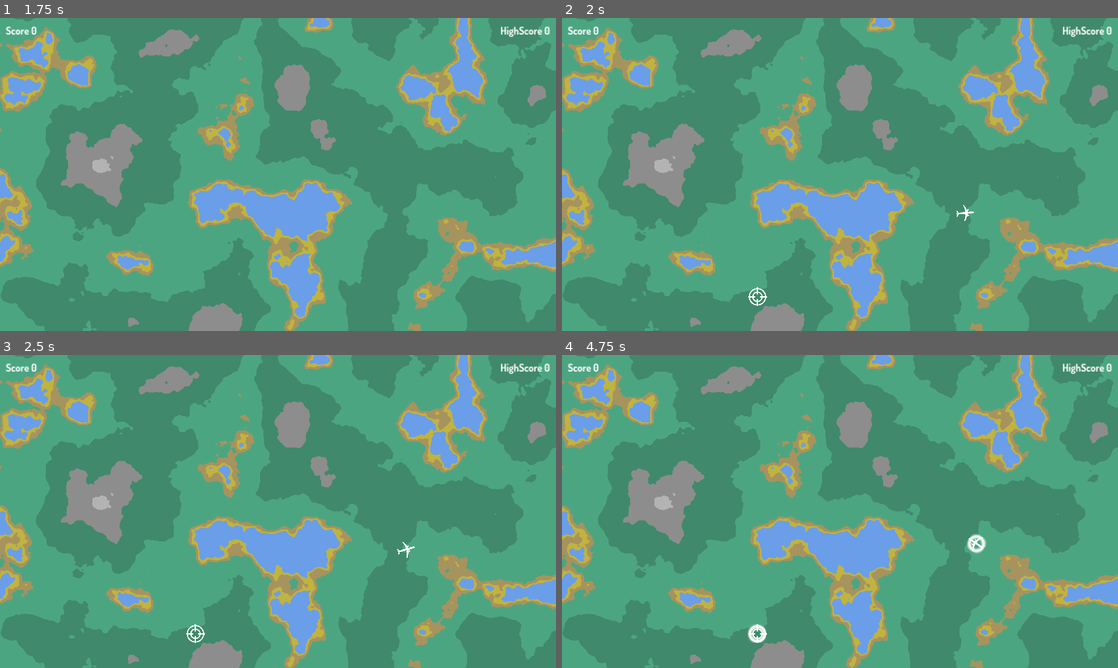
Above: before the commit, frames 1-4 (two rows, left to right).
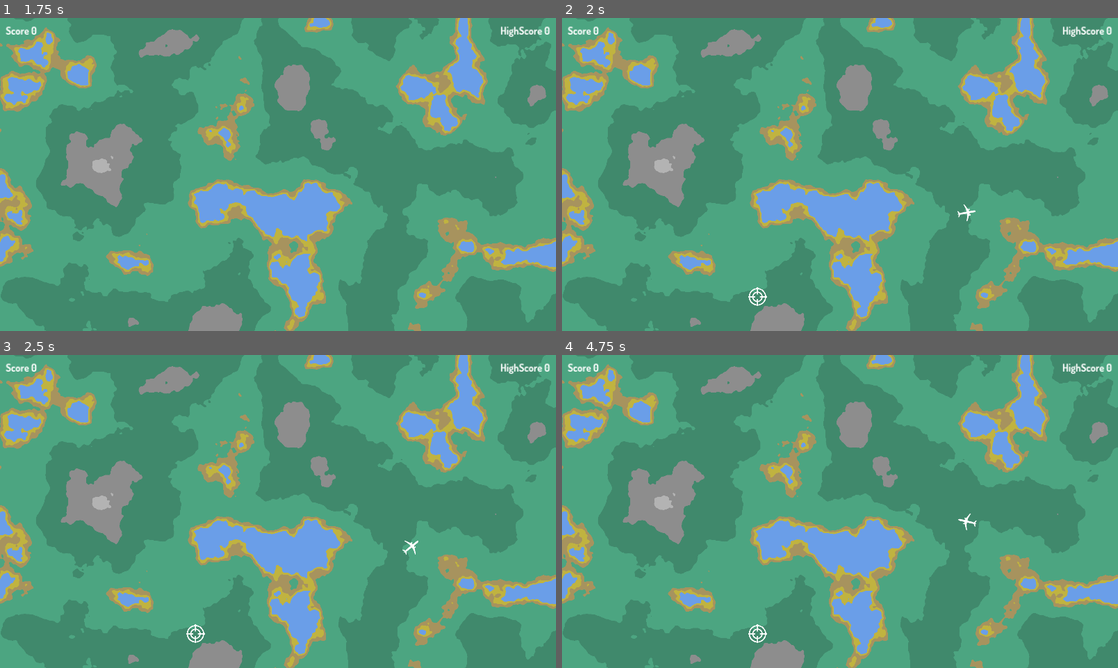
Above: after the commit, the same moments.

Repository: eespie/airfun
Game: Godot game, scene res://scenes/main_menu/main_menu.tscn
Same seed, same stepped clock (60 frames per second), same inputs: the game is played once before the commit and once after it.
Inputs (mouse positions are in pixels of both pictures, inside the frame that each line leads up to):
- Up to frame 1 (1.75 s): click "Start" at 0.5 s; click "Air Random Fun" at 1.25 s
- Up to frame 2 (2 s): no input
- Up to frame 3 (2.5 s): move the mouse to (400, 495) at 2.02 s; click (400, 495) at 2.17 s
- Up to frame 4 (4.75 s): drag from (728, 527) to (756, 633) at 2.77 s; move the mouse to (895, 442) at 3.52 s; click (895, 442) at 3.67 s; tap Enter at 4.25 s; drag from (812, 574) to (973, 542) at 4.27 s

Frame 1 is identical in both runs. In frame 2, less than 0.1% of the frame differs, in the area x 33-75%, y 59-92%; in frame 3, less than 0.1%; in frame 4, 0.3%, in the area x 33-77%, y 50-92%.

Commit message:
plane selection

Diff:
--- a/project.godot
+++ b/project.godot
@@ -101,4 +101,5 @@
 
 2d_physics/layer_1="plane"
 2d_physics/layer_2="target"
+2d_physics/layer_3="warnng collision"
 2d_physics/layer_4="mouse"
--- /dev/null
+++ b/scenes/games/common/plane_path/plane.gd
@@ -0,0 +1,13 @@
+extends Area2D
+
+var plane_id :int = 0
+
+func set_plane_id(id: int):
+	plane_id = id
+
+func get_plane_id():
+	return plane_id
+
+# plane collision
+func _on_area_entered(area):
+	Events.trigger("plane_collision")
--- a/scenes/games/common/plane_path/plane_path.gd
+++ b/scenes/games/common/plane_path/plane_path.gd
@@ -1,21 +1,35 @@
 extends Node2D
 
-@onready var path2D = $Path2D
-@onready var curve2D = path2D.curve
+@onready var path2D : Path2D = $Path2D
 @onready var pathFollow2D :PathFollow2D = $Path2D/PathFollow2D
-@onready var plane :Area2D = $Path2D/PathFollow2D/Plane
-@onready var curve: Curve2D = $Path2D.get_curve()
+@onready var plane = $Path2D/PathFollow2D/PLane
+@onready var curve: Curve2D
+@onready var target = $Target
 
 @export var waiting_radius :float = 50.0
 var screen_center = Vector2(960, 540)
-var speed = 20
+var speed = 50
 var progress = 0.0
 var selected : bool = false
 var last_point
 
+var plane_id :int = 0
+
+var plane_selected :int = 0
+
 # Called when the node enters the scene tree for the first time.
 func _ready():
-	bind_events()
+	_bind_events()
+
+func _bind_events():
+	Events.register("mouse_drag", self)
+	Events.register("mouse_button_released", self)
+	Events.register("mouse_button_clicked", self)
+	Events.register("plane_select", self)
+	Events.register("plane_arrived", self)
+
+func _exit_tree():
+	Events.unregister_node(self)
 
 func _process(delta):
 	var curve_len = curve.get_baked_length()
@@ -24,14 +38,18 @@
 		progress -= curve_len
 	pathFollow2D.set_progress(progress)
 
-func bind_events():
-	Events.register("mouse_drag", self)
-	Events.register("mouse_button_released", self)
+func set_plane_id(id: int):
+	plane_id = id
 
 func set_target_pos(pos: Vector2):
-	$Target.set_position(pos)
+	target.set_position(pos)
+	propagate_call("set_plane_id", [plane_id])
 
 func set_plane_pos(pos:Vector2):
+	curve = Curve2D.new()
+	path2D.set_curve(curve)
+
+	print(str("Plane ", plane_id, " set pos ", pos))
 	curve.clear_points()
 
 	# build a waiting circle
@@ -39,11 +57,11 @@
 	for i in range(11):
 		var point = pos + waiting_radius * Vector2(sin(i * angle), cos(i * angle))
 		curve.add_point(point)
-	smooth()
+	_smooth()
 	pathFollow2D.set_progress(0.0)
 	pathFollow2D.set_loop(true)
 
-func smooth():
+func _smooth():
 	var point_count = curve.get_point_count()
 	for i in point_count:
 		var spline = _get_spline(i)
@@ -51,9 +69,9 @@
 		curve.set_point_out(i, spline)
 
 func _get_spline(i):
-	var last_point = _get_point(i - 1)
+	var last_pt = _get_point(i - 1)
 	var next_point = _get_point(i + 1)
-	var spline = last_point.direction_to(next_point) * 10
+	var spline = last_pt.direction_to(next_point) * 10
 	return spline
 
 func _get_point(i):
@@ -62,40 +80,44 @@
 	return curve.get_point_position(i)
 
 
-func select(is_selected: bool):
+func _select(is_selected: bool):
 	selected = is_selected
-	if selected:
-		for node in get_tree().get_nodes_in_group("select"):
-			node.show()
+	Events.trigger("plane_select", selected, plane_id)
+
+func _on_plane_select(select :bool, id :int):
+	if select:
+		plane_selected = id
 	else:
-		for node in get_tree().get_nodes_in_group("select"):
-			node.hide()
+		plane_selected = 0
 
+func _on_mouse_button_clicked(mouse: Vector2):
+	if plane_selected != 0:
+		return
 
-func _on_plane_body_entered(body):
-	select(true)
-	var plane_pos = curve.get_closest_point(body.position)
+	var current_position = curve.sample_baked(progress)
+	if current_position.distance_to(mouse) > 32:
+		return
+	_select(true)
+	var plane_pos = curve.get_closest_point(mouse)
 	curve.clear_points()
 	curve.add_point(plane_pos)
-	last_point = body.position
+	last_point = mouse
 	curve.add_point(last_point)
-	smooth()
+	_smooth()
 	pathFollow2D.set_loop(false)
 	progress = 0.0
 
 
-func _on_mouse_button_released(mouse: Vector2):
+func _on_mouse_button_released(_mouse: Vector2):
 	if not selected:
 		return
 
-	select(false)
+	_select(false)
 	var point_idx = curve.get_point_count() - 2
 	var p1 = curve.get_point_position(point_idx)
 	var p2 = curve.get_point_position(point_idx + 1)
 	var last = p1 + p1.direction_to(p2) * 2000.0
 	curve.add_point(last)
-
-
 
 func _on_mouse_drag(mouse: Vector2):
 	if not selected:
@@ -104,17 +126,16 @@
 	if last_point == null:
 		last_point = mouse
 	var increment = mouse - last_point
-	if increment.length() > 20:
+	if increment.length() > 30:
 		curve.add_point(mouse)
 		last_point = mouse
-		smooth()
+		_smooth()
+	# Mouse arrive on target
+	if target.position.distance_to(mouse) < 32:
+		_select(false)
+		var last = target.position
+		curve.add_point(last)
 
-
-func _on_target_body_entered(body):
-	pass
-	if not selected:
-		return
-
-	select(false)
-	var last = $Target.position
-	curve.add_point(last)
+func _on_plane_arrived(id: int):
+	if plane_id == id:
+		queue_free()
--- a/scenes/games/common/plane_path/plane_path.tscn
+++ b/scenes/games/common/plane_path/plane_path.tscn
@@ -1,61 +1,82 @@
-[gd_scene load_steps=8 format=3 uid="uid://drmf6emnmt2pd"]
+[gd_scene load_steps=15 format=3 uid="uid://drmf6emnmt2pd"]
 
 [ext_resource type="Script" path="res://scenes/games/common/plane_path/plane_path.gd" id="1_v7ur2"]
+[ext_resource type="Script" path="res://scenes/games/common/plane_path/target.gd" id="2_mesrh"]
 [ext_resource type="Texture2D" uid="uid://dc3pcn1iyps6a" path="res://assets/2D/crosshair062.png" id="2_nia3m"]
 [ext_resource type="Texture2D" uid="uid://c13gvvxs1np3m" path="res://assets/2D/sprite-1.png" id="3_2yfm5"]
 [ext_resource type="Texture2D" uid="uid://cn7cumsm0dgce" path="res://assets/2D/select.png" id="3_b8tuj"]
+[ext_resource type="Script" path="res://scenes/games/common/plane_path/select_target.gd" id="5_3ejtm"]
+[ext_resource type="Script" path="res://scenes/games/common/plane_path/plane.gd" id="5_aweqk"]
+[ext_resource type="Script" path="res://scenes/games/common/plane_path/select_plane.gd" id="8_34bph"]
+[ext_resource type="Script" path="res://scenes/games/common/plane_path/plane_warning_collision.gd" id="9_733bd"]
+[ext_resource type="Texture2D" uid="uid://dpbbjjogn0xwo" path="res://assets/2D/warning.png" id="10_8j881"]
+[ext_resource type="Script" path="res://scenes/games/common/plane_path/warning.gd" id="11_3yo24"]
 
-[sub_resource type="CircleShape2D" id="CircleShape2D_ah8nq"]
-radius = 60.1332
-
-[sub_resource type="Curve2D" id="Curve2D_tmf41"]
+[sub_resource type="CircleShape2D" id="CircleShape2D_xjg8e"]
+radius = 5.0
 
 [sub_resource type="CircleShape2D" id="CircleShape2D_ihaop"]
 radius = 32.0
+
+[sub_resource type="CircleShape2D" id="CircleShape2D_kv332"]
+radius = 96.0
 
 [node name="PlanePath" type="Node2D" groups=["plane_path"]]
 script = ExtResource("1_v7ur2")
 
 [node name="Target" type="Area2D" parent="." groups=["target"]]
 collision_layer = 2
-collision_mask = 9
 input_pickable = false
+script = ExtResource("2_mesrh")
 
 [node name="CollisionShape2D" type="CollisionShape2D" parent="Target"]
-scale = Vector2(0.5, 0.5)
-shape = SubResource("CircleShape2D_ah8nq")
+shape = SubResource("CircleShape2D_xjg8e")
 
 [node name="TargetImage" type="Sprite2D" parent="Target"]
-scale = Vector2(0.5, 0.5)
 texture = ExtResource("2_nia3m")
 
-[node name="Select" type="Sprite2D" parent="Target" groups=["select"]]
+[node name="SelectTarget" type="Sprite2D" parent="Target" groups=["select"]]
 visible = false
-position = Vector2(-1, 0)
+scale = Vector2(0.8, 0.8)
 texture = ExtResource("3_b8tuj")
+script = ExtResource("5_3ejtm")
 
 [node name="Path2D" type="Path2D" parent="."]
-curve = SubResource("Curve2D_tmf41")
 
 [node name="PathFollow2D" type="PathFollow2D" parent="Path2D"]
 loop = false
 
-[node name="Plane" type="Area2D" parent="Path2D/PathFollow2D" groups=["plane"]]
-collision_mask = 11
+[node name="PLane" type="Area2D" parent="Path2D/PathFollow2D" groups=["plane"]]
 input_pickable = false
+script = ExtResource("5_aweqk")
 
-[node name="CollisionShape2D" type="CollisionShape2D" parent="Path2D/PathFollow2D/Plane"]
+[node name="CollisionShape2D" type="CollisionShape2D" parent="Path2D/PathFollow2D/PLane"]
 shape = SubResource("CircleShape2D_ihaop")
 
-[node name="PlaneImage" type="Sprite2D" parent="Path2D/PathFollow2D/Plane"]
-rotation = 1.5708
-scale = Vector2(0.15, 0.15)
+[node name="PlaneImage" type="Sprite2D" parent="Path2D/PathFollow2D/PLane"]
 texture = ExtResource("3_2yfm5")
 
-[node name="Select" type="Sprite2D" parent="Path2D/PathFollow2D/Plane" groups=["select"]]
+[node name="SelectPlane" type="Sprite2D" parent="Path2D/PathFollow2D/PLane" groups=["select"]]
 visible = false
-position = Vector2(-1, 0)
+scale = Vector2(0.8, 0.8)
 texture = ExtResource("3_b8tuj")
+script = ExtResource("8_34bph")
 
-[connection signal="body_entered" from="Target" to="." method="_on_target_body_entered"]
-[connection signal="body_entered" from="Path2D/PathFollow2D/Plane" to="." method="_on_plane_body_entered"]
+[node name="PlaneWarningCollision" type="Area2D" parent="Path2D/PathFollow2D"]
+collision_layer = 4
+collision_mask = 4
+input_pickable = false
+script = ExtResource("9_733bd")
+
+[node name="CollisionShape2D" type="CollisionShape2D" parent="Path2D/PathFollow2D/PlaneWarningCollision"]
+shape = SubResource("CircleShape2D_kv332")
+
+[node name="Warning" type="Sprite2D" parent="Path2D/PathFollow2D/PlaneWarningCollision"]
+visible = false
+texture = ExtResource("10_8j881")
+script = ExtResource("11_3yo24")
+
+[connection signal="area_entered" from="Target" to="Target" method="_on_area_entered"]
+[connection signal="area_entered" from="Path2D/PathFollow2D/PLane" to="Path2D/PathFollow2D/PLane" method="_on_area_entered"]
+[connection signal="area_entered" from="Path2D/PathFollow2D/PlaneWarningCollision" to="Path2D/PathFollow2D/PlaneWarningCollision" method="_on_area_entered"]
+[connection signal="area_exited" from="Path2D/PathFollow2D/PlaneWarningCollision" to="Path2D/PathFollow2D/PlaneWarningCollision" method="_on_area_exited"]
--- /dev/null
+++ b/scenes/games/common/plane_path/plane_warning_collision.gd
@@ -0,0 +1,18 @@
+extends Area2D
+
+
+var plane_id :int = 0
+
+func set_plane_id(id: int):
+	plane_id = id
+
+func get_plane_id():
+	return plane_id
+
+# Warning collision
+func _on_area_entered(_area):
+	Events.trigger("plane_warning_collision_start", plane_id)
+
+
+func _on_area_exited(area):
+	Events.trigger("plane_warning_collision_end", plane_id)
--- /dev/null
+++ b/scenes/games/common/plane_path/select_plane.gd
@@ -0,0 +1,26 @@
+extends Sprite2D
+
+var plane_id :int = 0
+
+# Called when the node enters the scene tree for the first time.
+func _ready():
+	_bind_events()
+
+func _bind_events():
+	Events.register("plane_select", self)
+
+func _exit_tree():
+	Events.unregister_node(self)
+
+func set_plane_id(id: int):
+	plane_id = id
+
+func get_plane_id():
+	return plane_id
+
+func _on_plane_select(selected: bool, id: int):
+	if plane_id == id:
+		if selected:
+			show()
+		else:
+			hide()
--- /dev/null
+++ b/scenes/games/common/plane_path/select_target.gd
@@ -0,0 +1,26 @@
+extends Sprite2D
+
+var plane_id :int = 0
+
+# Called when the node enters the scene tree for the first time.
+func _ready():
+	_bind_events()
+
+func _bind_events():
+	Events.register("plane_select", self)
+
+func _exit_tree():
+	Events.unregister_node(self)
+
+func set_plane_id(id: int):
+	plane_id = id
+
+func get_plane_id():
+	return plane_id
+
+func _on_plane_select(selected: bool, id: int):
+	if plane_id == id:
+		if selected:
+			show()
+		else:
+			hide()
--- /dev/null
+++ b/scenes/games/common/plane_path/target.gd
@@ -0,0 +1,14 @@
+extends Area2D
+
+var plane_id :int = 0
+
+func set_plane_id(id: int):
+	plane_id = id
+
+func get_plane_id():
+	return plane_id
+
+
+func _on_area_entered(area):
+	if area.get_plane_id() == plane_id:
+		Events.trigger("plane_arrived", plane_id) # Replace with function body.
--- /dev/null
+++ b/scenes/games/common/plane_path/warning.gd
@@ -0,0 +1,29 @@
+extends Sprite2D
+
+
+var plane_id :int = 0
+
+# Called when the node enters the scene tree for the first time.
+func _ready():
+	_bind_events()
+
+func _bind_events():
+	Events.register("plane_warning_collision_start", self)
+	Events.register("plane_warning_collision_end", self)
+
+func _exit_tree():
+	Events.unregister_node(self)
+
+func set_plane_id(id: int):
+	plane_id = id
+
+func get_plane_id():
+	return plane_id
+
+func _on_plane_warning_collision_start(id: int):
+	if plane_id == id:
+		show()
+
+func _on_plane_warning_collision_end(id: int):
+	if plane_id == id:
+		hide()
--- a/scenes/games/random_fun/random_fun.gd
+++ b/scenes/games/random_fun/random_fun.gd
@@ -1,10 +1,13 @@
 extends Node2D
 
 
-@export var plane_path_scene: PackedScene
+var plane_path_scene: PackedScene = preload("res://scenes/games/common/plane_path/plane_path.tscn")
 @export var margin :int = 100
 
 var terrain :TextureRect
+
+var plane_id :int = 0
+var plane_count : int = 0
 
 # Called when the node enters the scene tree for the first time.
 func _ready():
@@ -15,6 +18,7 @@
 	Events.register("mouse_drag", self)
 	Events.register("mouse_button_clicked", self)
 	Events.register("mouse_button_released", self)
+	Events.register("plane_arrived", self)
 
 func _exit_tree():
 	Events.unregister_node(self)
@@ -42,7 +46,13 @@
 	return Vector2(0, 0)
 
 func _on_timer_timeout():
+	if plane_count > 5:
+		return
+
 	var plane_path = plane_path_scene.instantiate()
+	plane_id += 1
+	plane_count += 1
+	plane_path.set_plane_id(plane_id)
 	$Planes.add_child(plane_path)
 
 	var target_pos = get_target_pos();
@@ -50,3 +60,9 @@
 
 	var plane_pos = Vector2(randi_range(margin, 1920 - margin), randi_range(margin, 1080 - margin));
 	plane_path.set_plane_pos(plane_pos)
+	Events.trigger("timer_next", 5)
+
+
+func _on_plane_arrived(plane_id):
+	plane_count -= 1
+	Events.trigger("timer_next", 0.1)
--- a/scenes/games/random_fun/random_fun.tscn
+++ b/scenes/games/random_fun/random_fun.tscn
@@ -1,9 +1,8 @@
-[gd_scene load_steps=9 format=3 uid="uid://tos5wickywea"]
+[gd_scene load_steps=8 format=3 uid="uid://tos5wickywea"]
 
 [ext_resource type="Script" path="res://scenes/games/common/game.gd" id="1_4mh7j"]
 [ext_resource type="Script" path="res://scenes/games/random_fun/random_fun.gd" id="2_4kswr"]
 [ext_resource type="PackedScene" uid="uid://cobaxpg7avvu2" path="res://scenes/games/common/gui/gui.tscn" id="3_28r50"]
-[ext_resource type="PackedScene" uid="uid://drmf6emnmt2pd" path="res://scenes/games/common/plane_path/plane_path.tscn" id="3_wii74"]
 
 [sub_resource type="Gradient" id="Gradient_qxaw8"]
 interpolation_mode = 1
@@ -51,18 +50,12 @@
 texture = SubResource("NoiseTexture2D_555lb")
 metadata/_edit_lock_ = true
 
-[node name="GUI" parent="." instance=ExtResource("3_28r50")]
-offset_right = 1920.0
-offset_bottom = 1080.0
-metadata/_edit_lock_ = true
-
 [node name="Timer" type="Timer" parent="."]
 wait_time = 2.0
 one_shot = true
 
 [node name="RandomFun" type="Node2D" parent="."]
 script = ExtResource("2_4kswr")
-plane_path_scene = ExtResource("3_wii74")
 
 [node name="Planes" type="Node2D" parent="RandomFun"]
 
@@ -73,4 +66,9 @@
 [node name="CollisionShape2D" type="CollisionShape2D" parent="RandomFun/Mouse"]
 shape = SubResource("CircleShape2D_x2yg3")
 
+[node name="GUI" parent="." instance=ExtResource("3_28r50")]
+offset_right = 1920.0
+offset_bottom = 1080.0
+metadata/_edit_lock_ = true
+
 [connection signal="timeout" from="Timer" to="RandomFun" method="_on_timer_timeout"]
Binary file changed: assets/2D/crosshair024.png
Binary file changed: assets/2D/crosshair062.png
Binary file changed: assets/2D/select.png
Binary file changed: assets/2D/sprite-1.png
Binary file changed: assets/2D/sprite-2.png
Binary file added: assets/2D/warning.png
Not shown, added: assets/2D/warning.png.import
